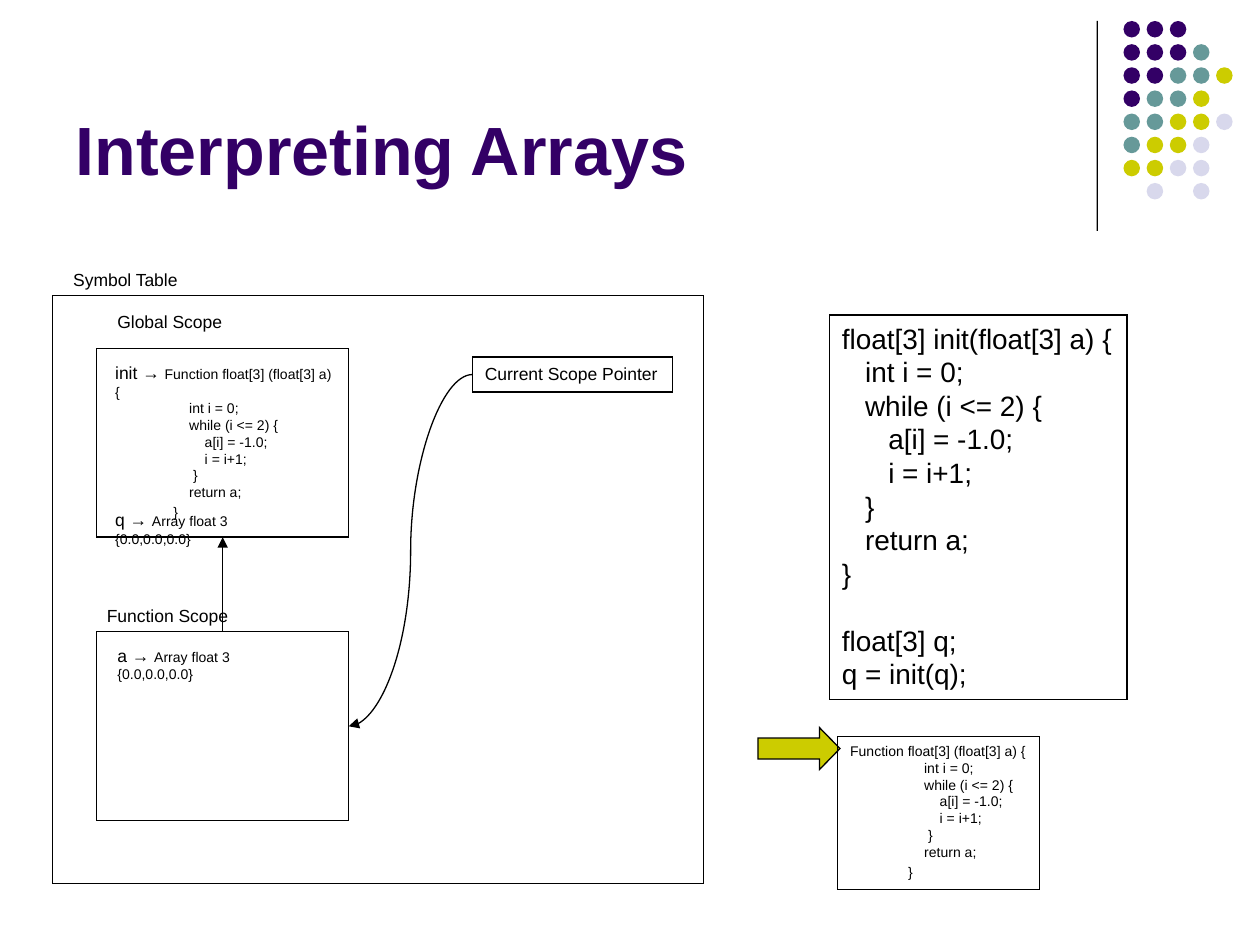
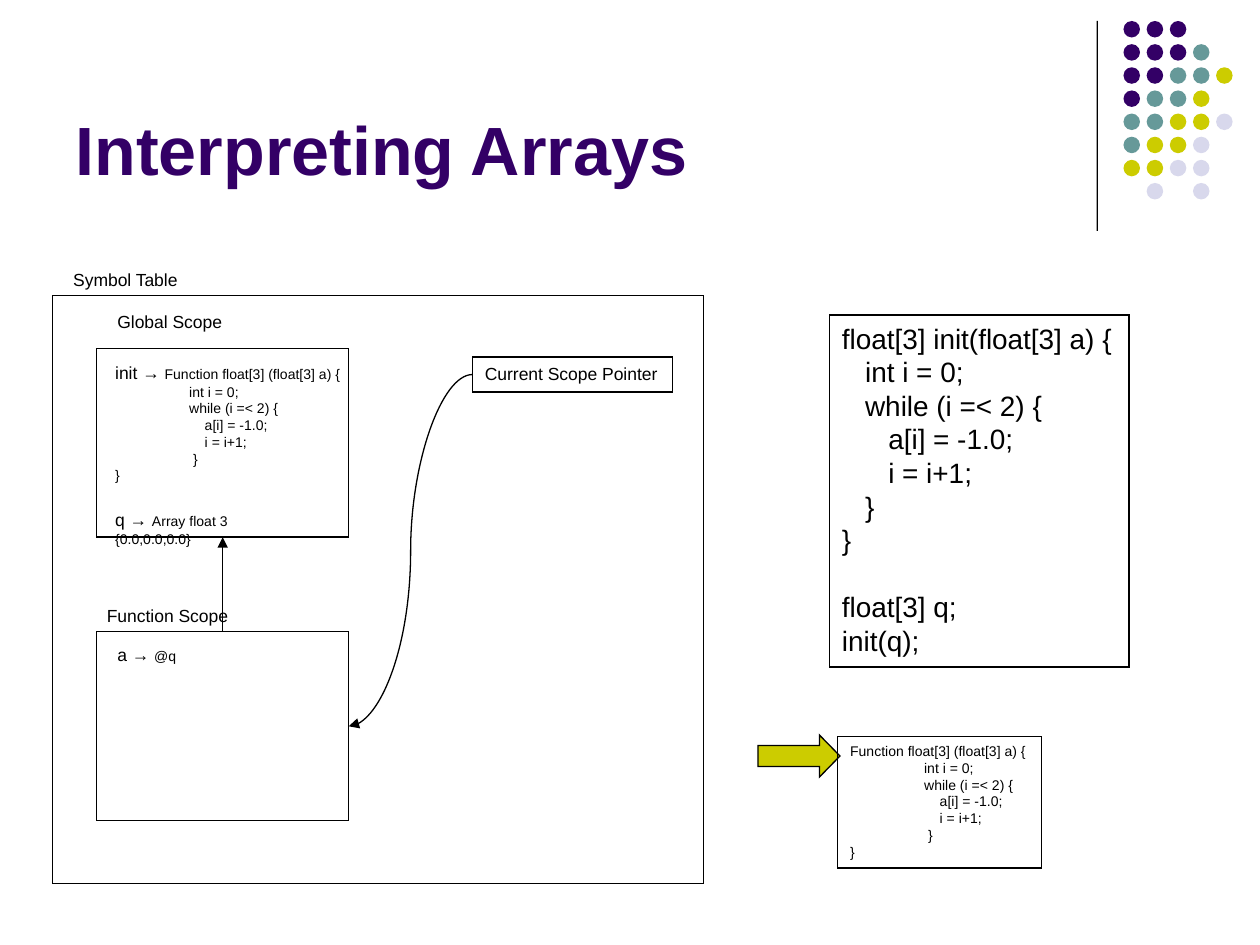
Before and after one commit to lutzhamel/CSC402, a slide deck: slide 29 of notes/csc402-ln019.pptx. Drawn at 1260x945 pixels with LibreOffice and Linux fonts; fonts in the diff are those of the drawing. Boxes give left, top, right and bottom in pixels: in the first picture for what was removed or moved away, otherwise in the second. Text is boxed around its words. In the diff, an @@ line names an element or a change of style, - is before the commit and + after.

```diff
--- a/notes/csc402-ln019.pptx
+++ b/notes/csc402-ln019.pptx
@@ rectangle "float[3] init(float[3] a) {": place and size @@
-rectangle "float[3] init(float[3] a) {" at [829,315,1126,699]
+rectangle "float[3] init(float[3] a) {" at [829,315,1129,667]
@@ text at [189,403,269,416]: text changed @@
-while (i <= 2) {
+while (i =< 2) {
@@ text in rectangle at [865,395,1025,421]: text changed @@
-while (i <= 2) {
+while (i =< 2) {
@@ text at [189,488,242,499]: paragraph removed @@
-return a;
@@ text in rectangle at [865,532,969,554]: paragraph removed @@
-return a;
@@ text at [117,651,176,664]: text changed; size 8 to 10 pt @@
-a → Array float 3 {0.0,0.0,0.0}
+a → @q
@@ text in rectangle at [842,630,919,656]: text changed @@
-q = init(q);
+init(q);
@@ right arrow: place and size @@
-right arrow at [759,727,840,769]
+right arrow at [759,735,840,776]
@@ rectangle "Function float[3] (float[3] a) {": place and size @@
-rectangle "Function float[3] (float[3] a) {" at [838,737,1040,890]
+rectangle "Function float[3] (float[3] a) {" at [838,737,1041,868]
@@ text in rectangle at [924,780,1004,793]: text changed @@
-while (i <= 2) {
+while (i =< 2) {
@@ text in rectangle at [924,848,977,859]: paragraph removed @@
-return a;
```
Also in this commit, not shown: 33 other slides changed, 14 slides removed, 9 other files.
